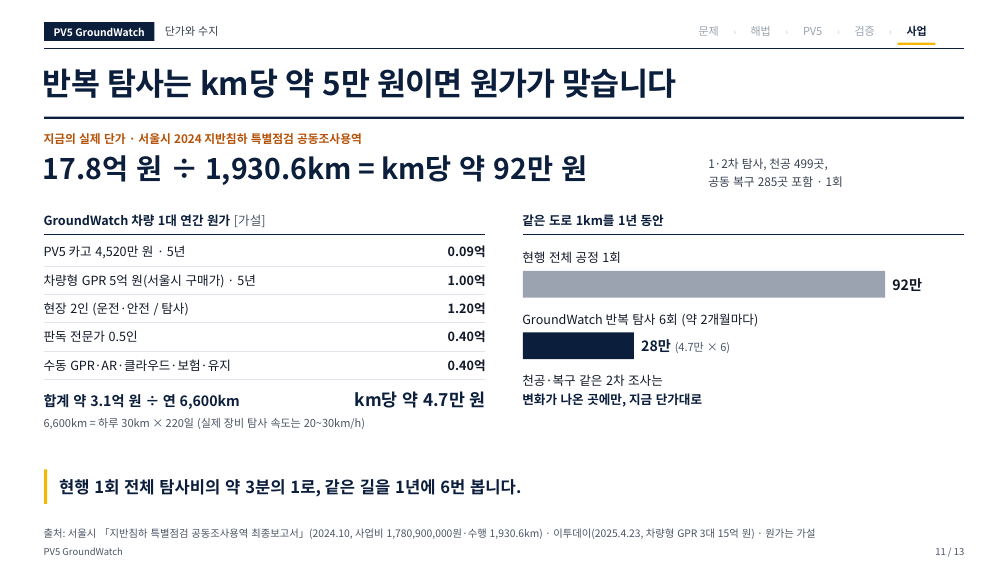
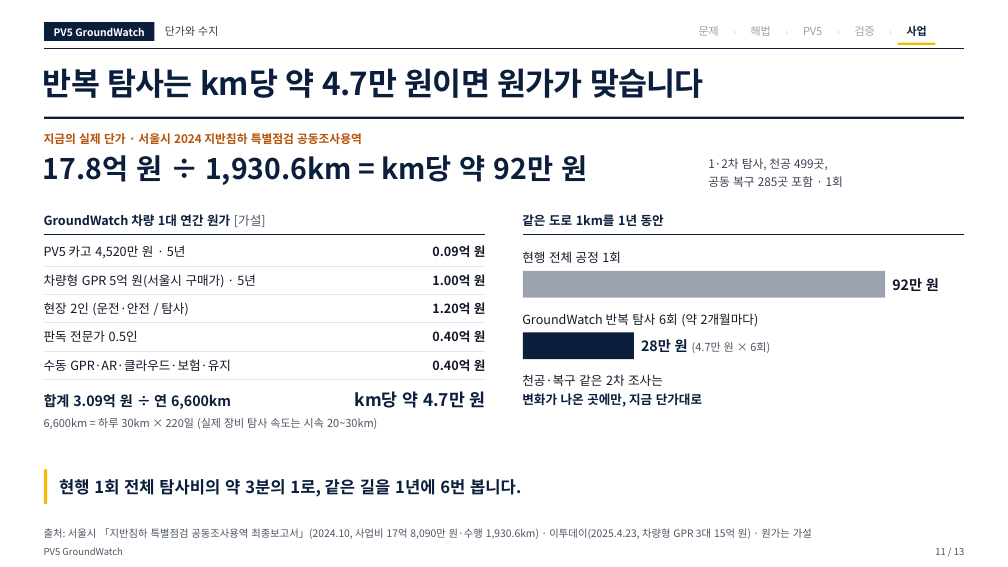
Before and after one commit to woojin-choe/pv5-hose-lab, a slide deck: slide 11 of ppt_all/PV5_GroundWatch_10_22.pptx. Drawn at 1008x567 pixels with LibreOffice and Linux fonts; fonts in the diff are those of the drawing. Boxes give left, top, right and bottom in pixels: in the first picture for what was removed or moved away, otherwise in the second. Text is boxed around its words. In the diff, an @@ line names an element or a change of style, - is before the commit and + after.

```diff
--- a/ppt_all/PV5_GroundWatch_10_22.pptx
+++ b/ppt_all/PV5_GroundWatch_10_22.pptx
@@ text at (x1=43, y1=68, x2=704, y2=98): text changed @@
-반복 탐사는 km당 약 5만 원이면 원가가 맞습니다
+반복 탐사는 km당 약 4.7만 원이면 원가가 맞습니다
@@ text at (x1=432, y1=245, x2=486, y2=257): text changed @@
-0.09억
+0.09억 원
@@ text at (x1=432, y1=274, x2=486, y2=286): text changed @@
-1.00억
+1.00억 원
@@ text at (x1=892, y1=278, x2=939, y2=291): text changed @@
-92만
+92만 원
@@ text at (x1=432, y1=302, x2=486, y2=314): text changed @@
-1.20억
+1.20억 원
@@ text at (x1=432, y1=330, x2=486, y2=342): text changed @@
-0.40억
+0.40억 원
@@ text at (x1=432, y1=359, x2=486, y2=371): text changed @@
-0.40억
+0.40억 원
@@ text at (x1=641, y1=339, x2=770, y2=353): text changed @@
-28만 (4.7만 × 6)
+28만 원 (4.7만 원 × 6회)
@@ text at (x1=44, y1=418, x2=377, y2=429): text changed @@
-6,600km = 하루 30km × 220일 (실제 장비 탐사 속도는 20~30km/h)
+6,600km = 하루 30km × 220일 (실제 장비 탐사 속도는 시속 20~30km)
@@ text at (x1=44, y1=394, x2=231, y2=409): text changed @@
-합계 약 3.1억 원 ÷ 연 6,600km
+합계 3.09억 원 ÷ 연 6,600km
@@ text at (x1=44, y1=528, x2=812, y2=539): text changed @@
-출처: 서울시 「지반침하 특별점검 공동조사용역 최종보고서」(2024.10, 사업비 1,780,900,000원·수행 1,930.6km) · 이투데이(2025.4.23, 차량형 GPR 3대 15억 원) · 원가는 가설
+출처: 서울시 「지반침하 특별점검 공동조사용역 최종보고서」(2024.10, 사업비 17억 8,090만 원·수행 1,930.6km) · 이투데이(2025.4.23, 차량형 GPR 3대 15억 원) · 원가는 가설
```
Also in this commit, not shown: 5 other slides changed, 16 other files.
